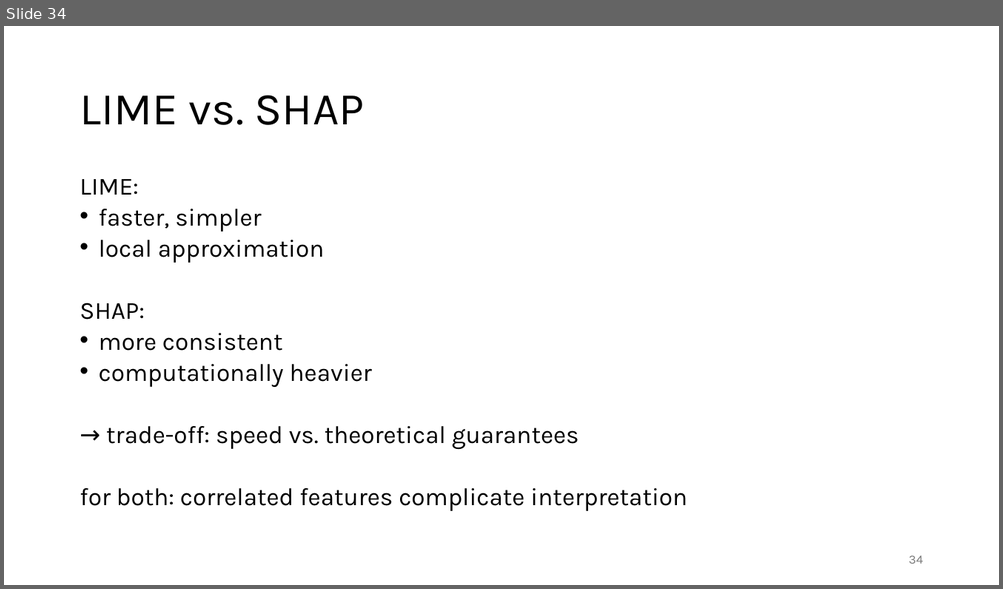
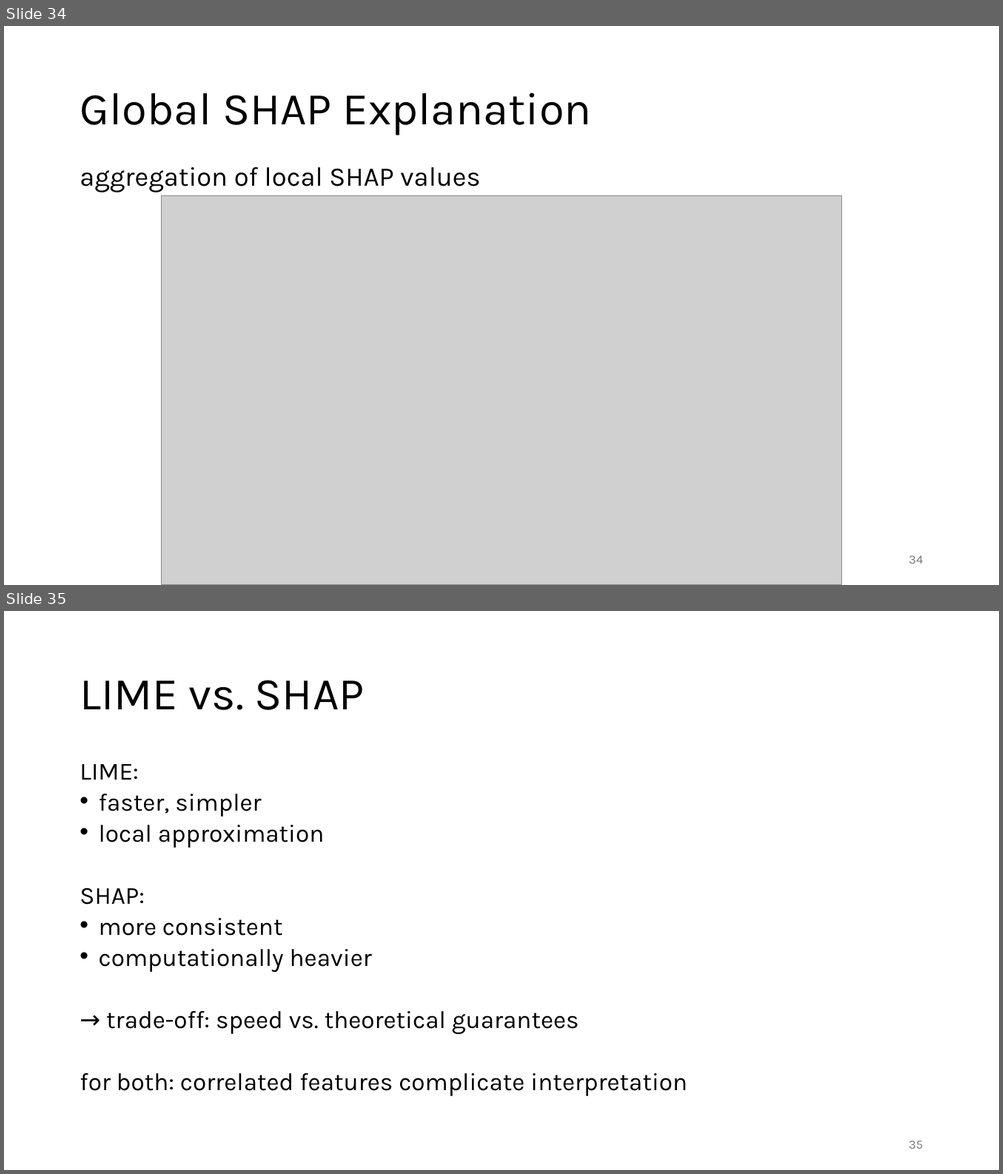
Before and after one commit to FelixWick/data_science, a slide deck: slides/7_model_evaluation.pptx. Shown one above the other, each under a label of ours: slide 34 before the commit, slides 34 and 35 after it. The pictures are 1003x589 and 1003x1174 pixels, drawn with LibreOffice and Linux fonts; fonts in the diff are those of the drawing; grey boxes stand for pictures. Boxes give left, top, right and bottom in pixels: in the first picture for what was removed or moved away, otherwise in the second. Text is boxed around its words. In the diff, an @@ line names an element or a change of style, - is before the commit and + after.

```diff
--- a/slides/7_model_evaluation.pptx
+++ b/slides/7_model_evaluation.pptx
@@ slide 34 added at (4,26,999,585), background #FFFFFF @@
@@ title added at (79,93,592,136), 44 pt, text #000000 @@
+Global SHAP Explanation
@@ text added at (79,167,480,192), 26 pt, text #000000 @@
+aggregation of local SHAP values
@@ picture added at (162,196,842,585) @@
@@ page number added at (908,556,922,564), 12 pt, text #797979 @@
+34
@@ what was slide 34 is now slide 35 @@
@@ page number at (908,1141,922,1149): text changed @@
-34
+35
```
Also in this commit, not shown: 3 slides changed, 2 other files.
